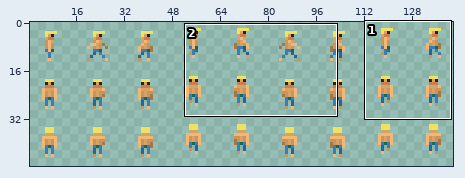
Edited in one commit: sprite sheet (assets/player_sprites.png). Above: a wide view before the commit, with the close-up outlined.
Close-up. First the earlier version:
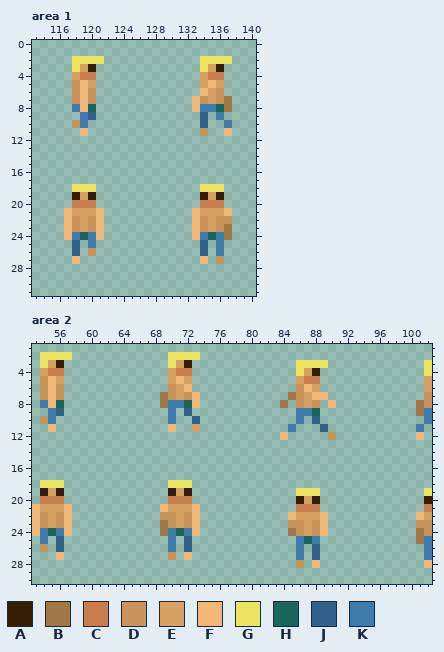
The file is 160x48 pixels. Shown: area 1: x 113..140, y 0..31; area 2: x 53..102, y 1..30. The wide view leaves out empty margins. The commit also changed other parts of the picture, which this record leaves out.
Palette (. is transparent): A #361c00  B #a37847  C #c97f4d  D #c9955b  E #d8a265  F #f0b776  G #ece45f  H #1b665b  J #31628c  K #3e7baf
Pixels before, area 1, first column x 117:
 2 .GGGG............GGGG
 3 .GEA.............GEA.
 4 .ECC.............ECC.
 5 .DFE.............EFE.
 6 .DFD.............FED.
 7 .DFD............FDEDB
 8 .KFH............FKKHB
 9 ..KJ.............J.K.
10 .DK..............J..K
11 ..F..............D..F
12 .....................
13 .....................
14 .....................
15 .....................
16 .....................
17 .....................
18 .GGG.............GGG.
19 .AEA.............AEA.
20 .CCC.............CCC.
21 FEEEF...........FEEEF
22 FDEDF...........FDEDD
23 FDEDF...........FDEDB
24 FKHKF...........FKHKB
25 .J.K.............J.K.
26 .J.D.............J.K.
27 .F...............F.D.
Pixels before, area 2, first column x 53:
 2 .GGGG............GGGG.............................
 3 .GEA.............GEA.............GGGG............G
 4 .ECC.............ECC.............GEA.............G
 5 .DFE.............EFE.............ECC.............E
 6 .DFD.............DEF.............DFE.............E
 7 .DFD............BDEDF...........BDEFF............D
 8 .KFH............BKKHF..........B.DED.F..........BD
 9 ..KJ.............K.J.............KKH............BK
10 .DK..............K..J............K.J.............K
11 ..F..............F..E...........K...J...........K.
12 ...............................F.....D..........F.
13 ..................................................
14 ..................................................
15 ..................................................
16 ..................................................
17 ..................................................
18 .GGG.............GGG..............................
19 .AEA.............AEA.............GGG.............G
20 .CCC.............CCC.............AEA.............A
21 FEEEF...........FEEEF............CCC.............C
22 FDEDF...........DDEDF...........FEEEF...........FE
23 FDEDF...........BDEDF...........DDEDF...........DD
24 FKHKF...........BKHKF...........BDEDF...........BD
25 .K.J.............K.J.............KHK............BK
26 .D.J.............K.J.............K.J.............K
27 ...F.............D.F.............K.J.............K
28 .................................D.F.............F
The result:
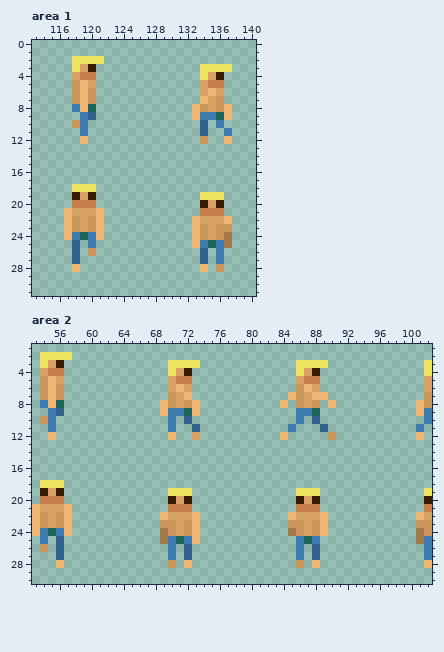
Change:
{"where": "area 1"}
{"y":2,"x":134,"old":"GGGG","new":"...."}
{"y":3,"x":135,"old":"EA.","new":"GGG"}
{"y":4,"x":134,"old":"ECC","new":"GEA"}
{"y":5,"x":135,"old":"FE","new":"CC"}
{"y":6,"x":134,"old":"FED","new":"EFE"}
{"y":7,"x":133,"old":"FD","new":".F"}
{"y":7,"x":137,"old":"B","new":"."}
{"y":8,"x":134,"old":"KKHB","new":"DEDF"}
{"y":9,"x":133,"old":".J.K.","new":"FKKHF"}
{"y":10,"x":136,"old":".K","new":"K."}
{"y":11,"x":119,"old":"F","new":"K"}
{"y":11,"x":134,"old":"D","new":"J"}
{"y":11,"x":137,"old":"F","new":"K"}
{"y":12,"x":119,"old":".","new":"F"}
{"y":12,"x":134,"old":".","new":"D"}
{"y":12,"x":137,"old":".","new":"F"}
{"y":18,"x":134,"old":"GGG","new":"..."}
{"y":19,"x":134,"old":"AEA","new":"GGG"}
{"y":20,"x":134,"old":"CCC","new":"AEA"}
{"y":21,"x":133,"old":"FEEEF","new":".CCC."}
{"y":22,"x":134,"old":"D","new":"E"}
{"y":22,"x":136,"old":"DD","new":"EF"}
{"y":23,"x":137,"old":"B","new":"D"}
{"y":24,"x":134,"old":"KHK","new":"DED"}
{"y":25,"x":133,"old":".J.","new":"FKH"}
{"y":25,"x":137,"old":".","new":"B"}
{"y":27,"x":118,"old":"F","new":"J"}
{"y":27,"x":134,"old":"F","new":"J"}
{"y":27,"x":136,"old":"D","new":"K"}
{"y":28,"x":118,"old":".","new":"F"}
{"y":28,"x":134,"old":".","new":"F"}
{"y":28,"x":136,"old":".","new":"D"}
{"where": "area 2"}
{"y":2,"x":70,"old":"GGGG","new":"...."}
{"y":3,"x":71,"old":"EA.","new":"GGG"}
{"y":4,"x":70,"old":"ECC","new":"GEA"}
{"y":5,"x":71,"old":"FE","new":"CC"}
{"y":6,"x":70,"old":"DEF","new":"EFE"}
{"y":7,"x":69,"old":"B","new":"."}
{"y":7,"x":72,"old":"DF","new":"F."}
{"y":7,"x":85,"old":"B","new":"F"}
{"y":8,"x":69,"old":"BKKH","new":"FDED"}
{"y":8,"x":84,"old":"B","new":"F"}
{"y":8,"x":101,"old":"B","new":"F"}
{"y":9,"x":69,"old":".","new":"F"}
{"y":9,"x":71,"old":".J.","new":"KHF"}
{"y":9,"x":101,"old":"B","new":"F"}
{"y":10,"x":72,"old":".J","new":"J."}
{"y":11,"x":55,"old":"F","new":"K"}
{"y":11,"x":70,"old":"F","new":"K"}
{"y":11,"x":73,"old":"E","new":"J"}
{"y":12,"x":55,"old":".","new":"F"}
{"y":12,"x":70,"old":".","new":"F"}
{"y":12,"x":73,"old":".","new":"E"}
{"y":18,"x":70,"old":"GGG","new":"..."}
{"y":19,"x":70,"old":"AEA","new":"GGG"}
{"y":20,"x":70,"old":"CCC","new":"AEA"}
{"y":21,"x":69,"old":"FEEEF","new":".CCC."}
{"y":22,"x":69,"old":"DD","new":"FE"}
{"y":22,"x":72,"old":"D","new":"E"}
{"y":23,"x":69,"old":"B","new":"D"}
{"y":24,"x":70,"old":"KHK","new":"DED"}
{"y":25,"x":69,"old":".","new":"B"}
{"y":25,"x":71,"old":".J.","new":"HKF"}
{"y":27,"x":56,"old":"F","new":"J"}
{"y":27,"x":70,"old":"D","new":"K"}
{"y":27,"x":72,"old":"F","new":"J"}
{"y":28,"x":56,"old":".","new":"F"}
{"y":28,"x":70,"old":".","new":"D"}
{"y":28,"x":72,"old":".","new":"F"}
